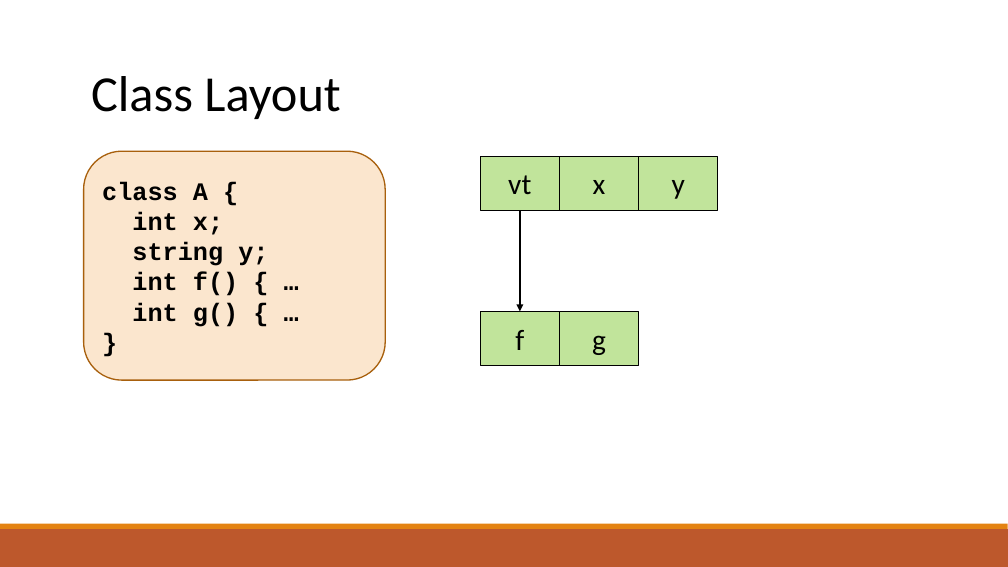
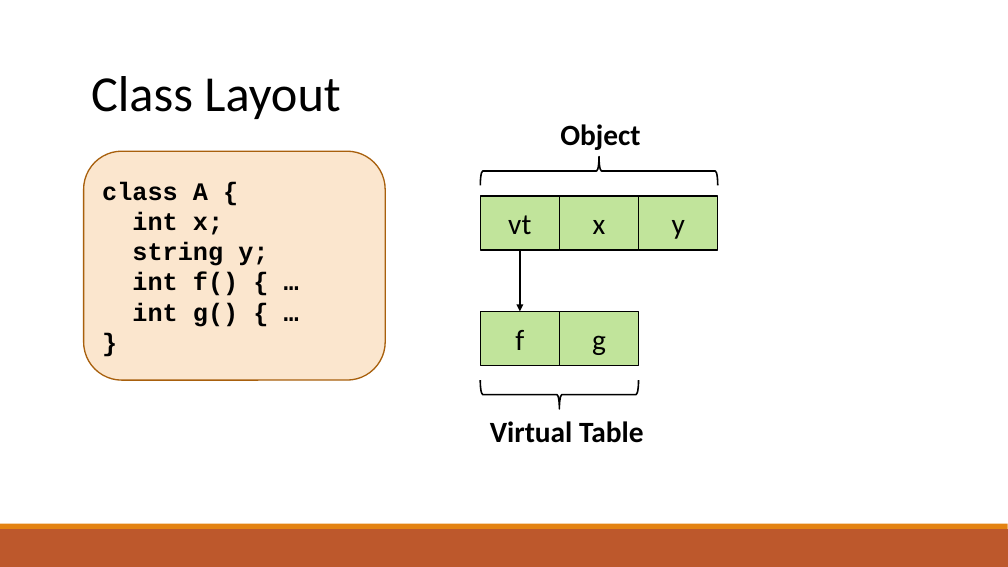
Before and after one commit to raghadzeidan/COMPILATION_TAU_FOR_STUDENTS, a slide deck: slide 74 of new_slides/codegen.pptx. Drawn at 1008x567 pixels with LibreOffice and Linux fonts; fonts in the diff are those of the drawing. Boxes give left, top, right and bottom in pixels: in the first picture for what was removed or moved away, otherwise in the second. Text is boxed around its words. In the diff, an @@ line names an element or a change of style, - is before the commit and + after.

```diff
--- a/new_slides/codegen.pptx
+++ b/new_slides/codegen.pptx
@@ text added at (x1=560, y1=124, x2=640, y2=150), 28 pt, text #000000, bold @@
+Object
@@ left brace added at (x1=480, y1=157, x2=718, y2=185), outline #000000 1.5 pt @@
@@ 3 rectangles moved together from (x1=480, y1=157, x2=718, y2=210) to (x1=480, y1=196, x2=718, y2=250) @@
@@ arrow moved from (520, 210) - (520, 312) to (520, 250) - (520, 312) @@
@@ left brace added at (x1=481, y1=380, x2=639, y2=409), outline #000000 1.5 pt @@
@@ text added at (x1=490, y1=421, x2=644, y2=443), 28 pt, text #000000, bold @@
+Virtual Table
```
Also in this commit, not shown: 6 other slides changed, 1 other file.
